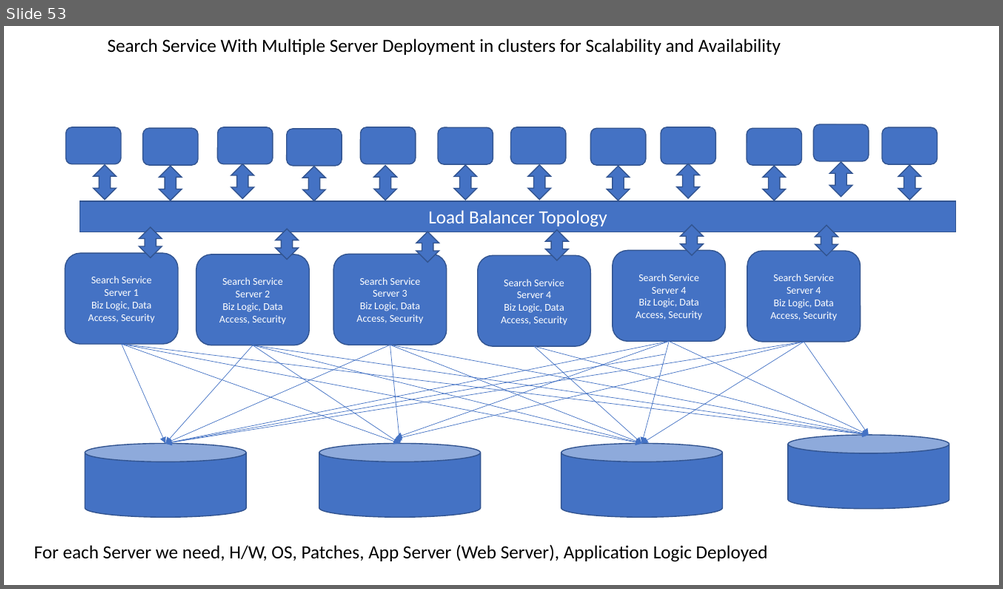
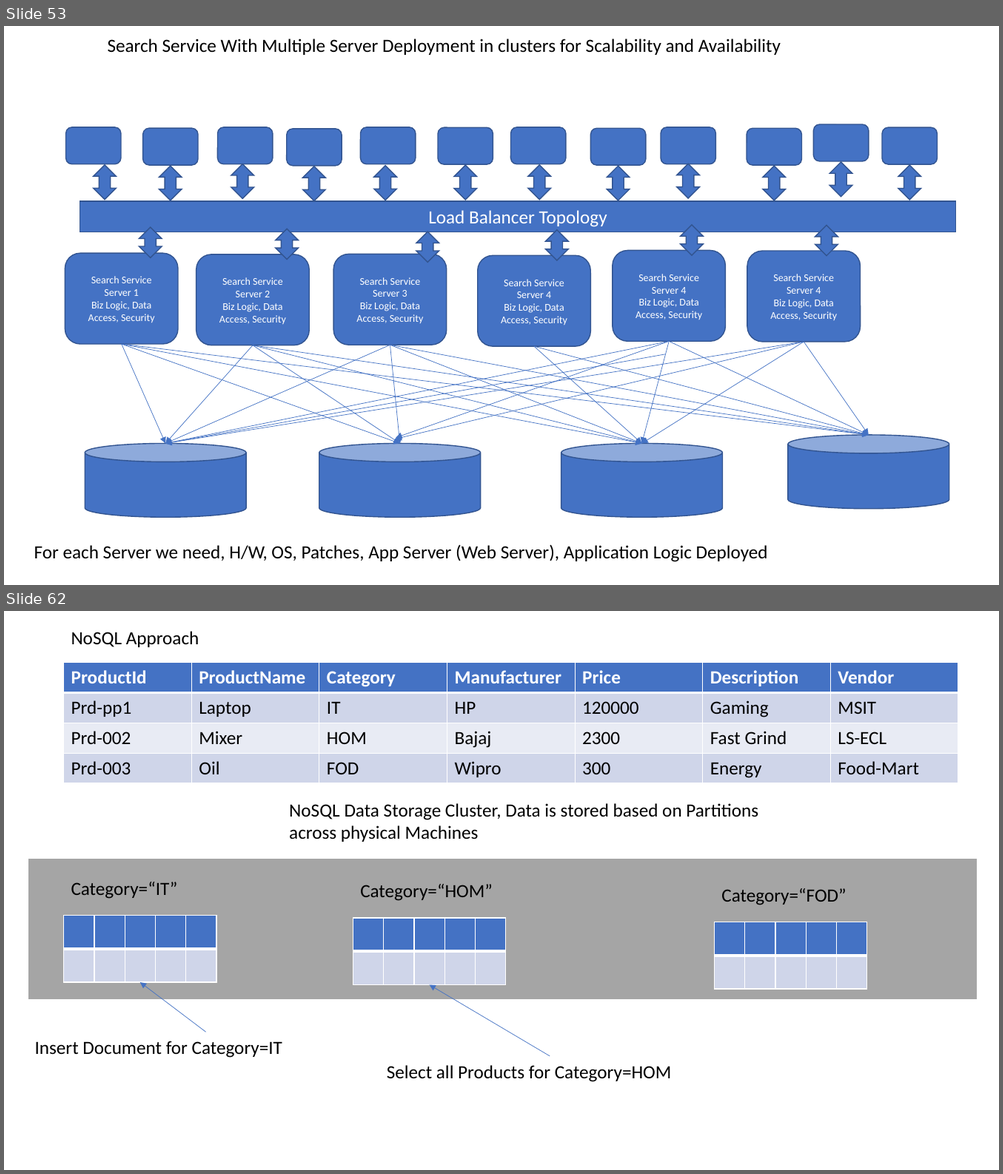
Before and after one commit to maheshsabnis/blazemarch2021, a slide deck: SpotPPTs.pptx. Shown one above the other, each under a label of ours: slide 53 before the commit, slides 53 and 62 after it; the slides between them are not shown. The pictures are 1003x589 and 1003x1174 pixels, drawn with LibreOffice and Linux fonts; fonts in the diff are those of the drawing. Boxes give left, top, right and bottom in pixels: in the first picture for what was removed or moved away, otherwise in the second. Text is boxed around its words. In the diff, an @@ line names an element or a change of style, - is before the commit and + after.

```diff
--- a/SpotPPTs.pptx
+++ b/SpotPPTs.pptx
@@ slide 62 added at (4,611,999,1170), background #FFFFFF @@
@@ text added at (71,631,199,647), 18 pt, text #000000 @@
+NoSQL Approach
@@ table added at (64,663,957,783), 4 rows, 7 columns @@
+ProductId | ProductName | Category | Manufacturer | Price | Description | Vendor
+Prd-pp1 | Laptop | IT | HP | 120000 | Gaming | MSIT
+Prd-002 | Mixer | HOM | Bajaj | 2300 | Fast Grind | LS-ECL
+Prd-003 | Oil | FOD | Wipro | 300 | Energy | Food-Mart
@@ text added at (289,803,758,842), 18 pt, text #000000 @@
+NoSQL Data Storage Cluster, Data is stored based on Partitions across physical Machines
@@ rectangle added at (27,858,977,999), fill #A5A5A5, outline #FFFFFF 1.5 pt @@
@@ text added at (71,882,178,899), 18 pt, text #000000 @@
+Category=“IT”
@@ text added at (360,884,492,901), 18 pt, text #000000 @@
+Category=“HOM”
@@ text added at (721,889,845,906), 18 pt, text #000000 @@
+Category=“FOD”
@@ table added at (64,915,216,982), 2 rows, 5 columns @@
+ |  |  |  | 
+ |  |  |  | 
@@ table added at (353,918,506,985), 2 rows, 5 columns @@
+ |  |  |  | 
+ |  |  |  | 
@@ table added at (714,922,868,989), 2 rows, 5 columns @@
+ |  |  |  | 
+ |  |  |  | 
@@ arrow added from (205, 1033) to (140, 982), #4472C4 0.5 pt @@
@@ arrow added from (549, 1056) to (430, 985), #4472C4 0.5 pt @@
@@ text added at (35,1041,282,1058), 18 pt, text #000000 @@
+Insert Document for Category=IT
@@ text added at (387,1065,671,1082), 18 pt, text #000000 @@
+Select all Products for Category=HOM
```
Also in this commit, not shown: 1 slide changed, 7 other slides added, 30 other files.
